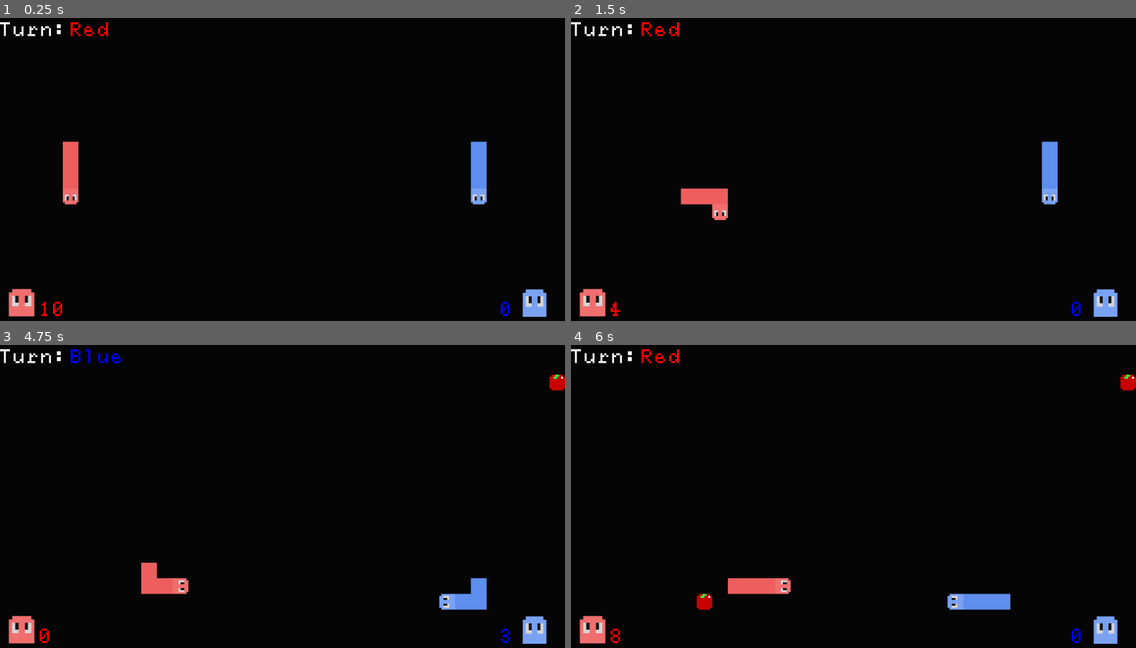
Above: before the commit, frames 1-4 (two rows, left to right).
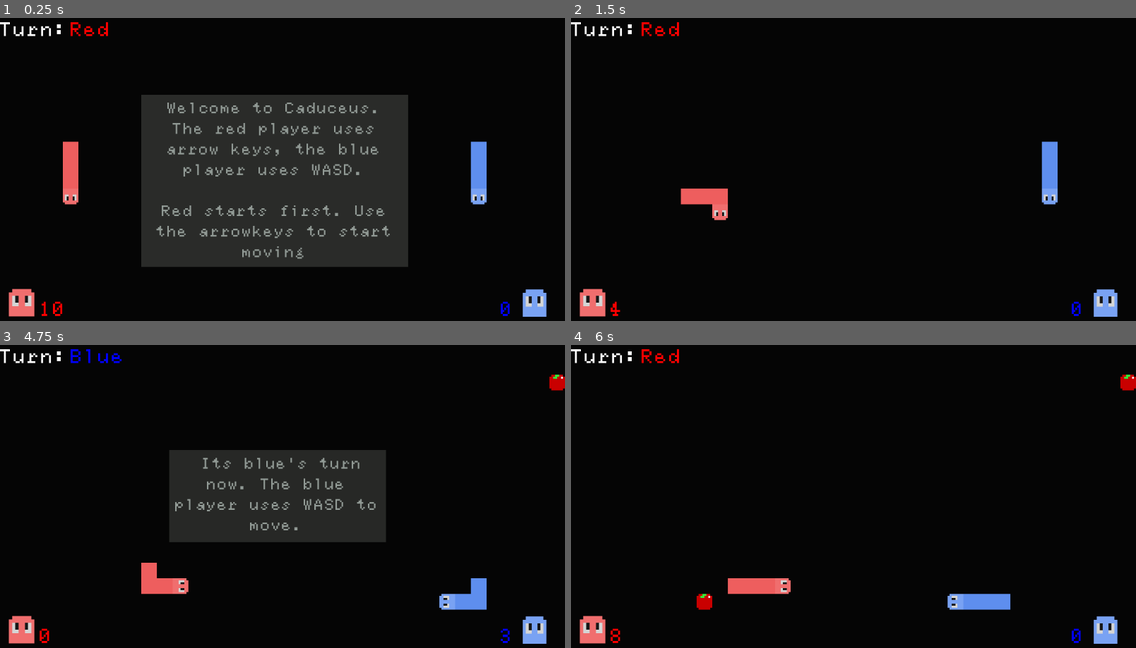
Above: after the commit, the same moments.

Repository: arrowira/MiniJam196Snake
Game: Godot game, scene res://scenes/main.tscn
Two runs of this game, one before a commit and one after it. Both use one fixed random seed, a clock stepped at 60 frames per second and the inputs below.
Inputs:
- Up to frame 1 (0.25 s): no input
- Up to frame 2 (1.5 s): tap Enter at 0.5 s; hold Right (p1right) 0.53-1.28 s; tap S (p2down) at 0.6 s; hold Down (p1down) from 1.28 s (still down); tap A (p2left) at 1.35 s
- Up to frame 3 (4.75 s): release Down (p1down) at 2.03 s; hold Right (p1right) 2.03-2.78 s; tap D (p2right) at 2.1 s; tap Space at 2.75 s; hold Up (p1up) 2.78-3.53 s; tap W (p2up) at 2.85 s; tap Enter at 3.5 s; hold Left (p1left) from 3.53 s (still down); tap S (p2down) at 3.6 s; tap A (p2left) at 4.35 s
- Up to frame 4 (6 s): release Left (p1left) at 5.03 s; hold Down (p1down) 5.03-5.78 s; tap D (p2right) at 5.1 s; tap Space at 5.75 s; hold Right (p1right) from 5.78 s (still down); tap W (p2up) at 5.85 s

The runs differ from the first frame. In frame 1, 27% of the frame differs, in the area x 25-73%, y 25-83%; in frame 2, nothing differs; in frame 3, 12%; in frame 4, nothing differs.

Commit message:
tutorial in main scene

Diff:
--- a/minijam-196-proj/scenes/main.tscn
+++ b/minijam-196-proj/scenes/main.tscn
@@ -11,6 +11,7 @@
 [ext_resource type="PackedScene" uid="uid://b6ybdm80pbatp" path="res://scenes/time_spawner.tscn" id="9_85g3d"]
 [ext_resource type="AudioStream" uid="uid://bs3eh0insxy55" path="res://misc/pickupCoin.wav" id="10_choun"]
 [ext_resource type="AudioStream" uid="uid://baoatoaa4mbrh" path="res://misc/random.wav" id="11_ya4ey"]
+[ext_resource type="PackedScene" uid="uid://44gvqt8prq2e" path="res://scenes/tutorial.tscn" id="12_eb6dy"]
 
 [node name="main" type="Node2D"]
 script = ExtResource("1_tefeu")
@@ -168,4 +169,6 @@
 stream = ExtResource("11_ya4ey")
 volume_db = 7.633
 
+[node name="Tutorial" parent="." instance=ExtResource("12_eb6dy")]
+
 [connection signal="pressed" from="Hud/DeathScreen/Button" to="." method="_on_button_pressed"]
--- a/minijam-196-proj/scenes/tutorial.tscn
+++ b/minijam-196-proj/scenes/tutorial.tscn
@@ -12,7 +12,7 @@
 offset_top = 160.0
 offset_right = 832.0
 offset_bottom = 512.0
-color = Color(0.43166798, 0.41613847, 0.41240484, 1)
+color = Color(0.43137255, 0.41568628, 0.4117647, 0.6392157)
 
 [node name="RichTextLabel" type="RichTextLabel" parent="pt1"]
 layout_mode = 0
@@ -38,7 +38,7 @@
 offset_top = 218.0
 offset_right = 787.0
 offset_bottom = 406.0
-color = Color(0.43166798, 0.41613847, 0.41240484, 1)
+color = Color(0.43137255, 0.41568628, 0.4117647, 0.5882353)
 
 [node name="RichTextLabel" type="RichTextLabel" parent="pt2"]
 layout_mode = 0
@@ -58,7 +58,7 @@
 offset_top = 130.0
 offset_right = 917.0
 offset_bottom = 442.0
-color = Color(0.43166798, 0.41613847, 0.41240484, 1)
+color = Color(0.43137255, 0.41568628, 0.4117647, 0.61960787)
 
 [node name="RichTextLabel" type="RichTextLabel" parent="pt3"]
 layout_mode = 0
@@ -79,7 +79,7 @@
 one_shot = true
 
 [node name="pt3Timer" type="Timer" parent="."]
-wait_time = 3.0
+wait_time = 5.0
 
 [connection signal="timeout" from="pt1Timer" to="." method="_on_pt_1_timer_timeout"]
 [connection signal="timeout" from="pt2Timer" to="." method="_on_pt_2_timer_timeout"]
Not shown: 1 places in minijam-196-proj/scenes/main.tscn that only renumber resources
